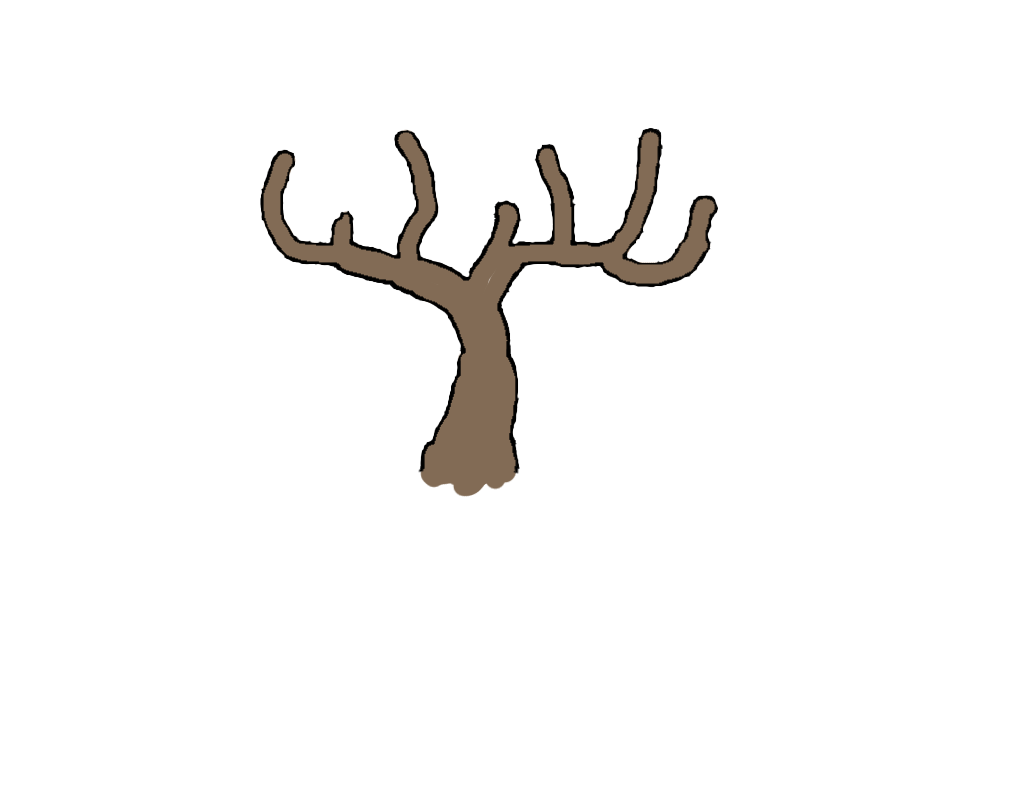
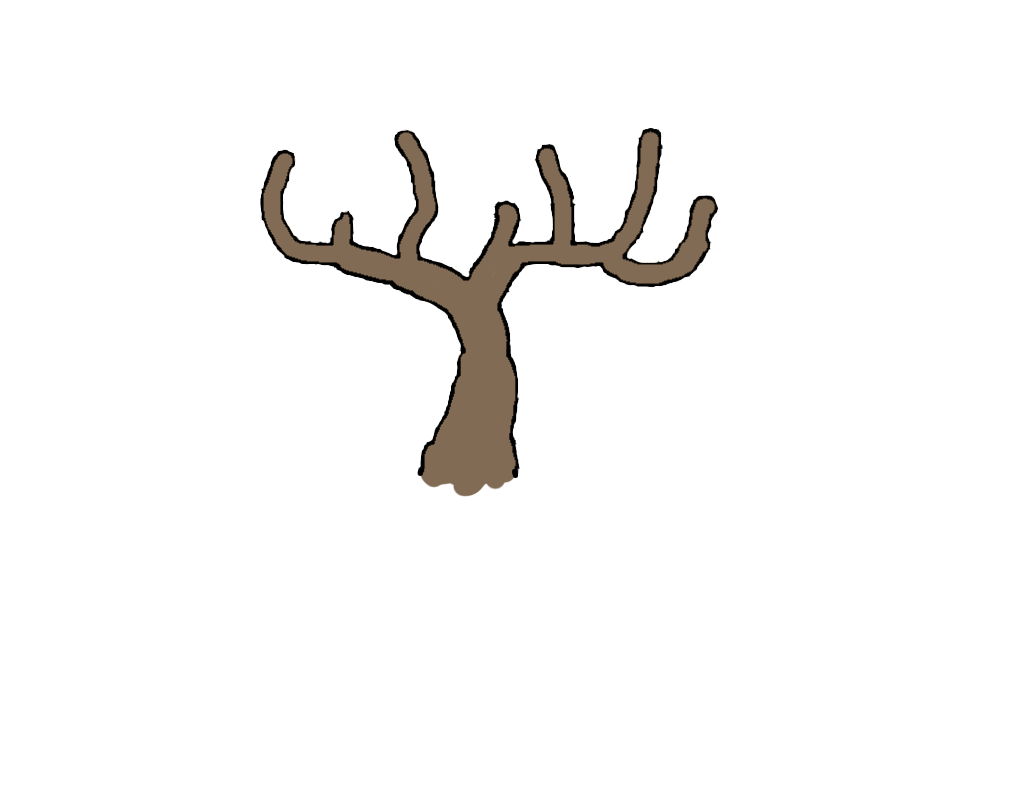
Before/after of a 1024 x 800 layered artwork. What changed in the layer stack:
painted on "housesPathBorder" over [417, 467, 518, 478]
painted on "housesPath" over [487, 276, 492, 285]
